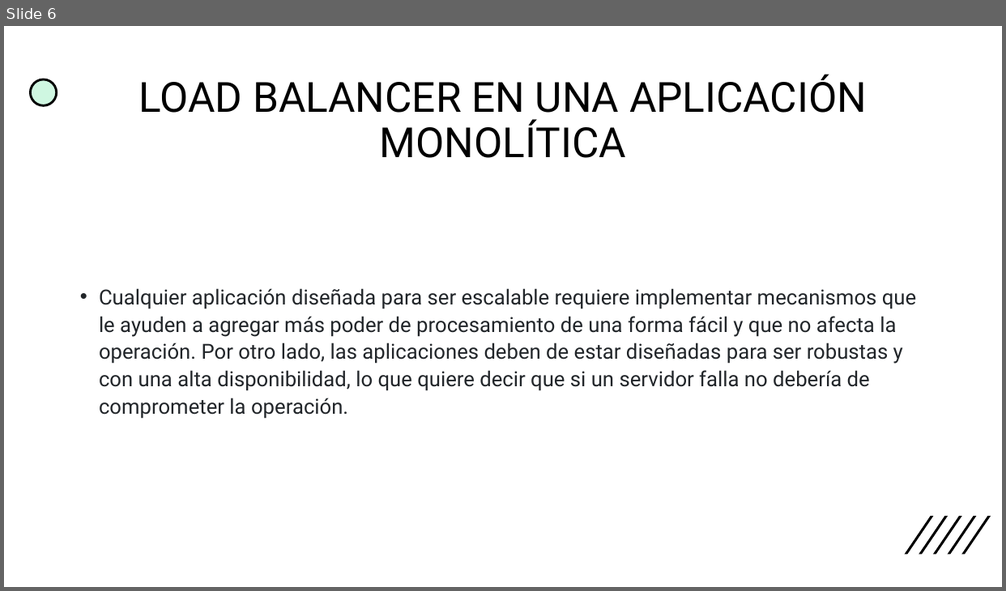
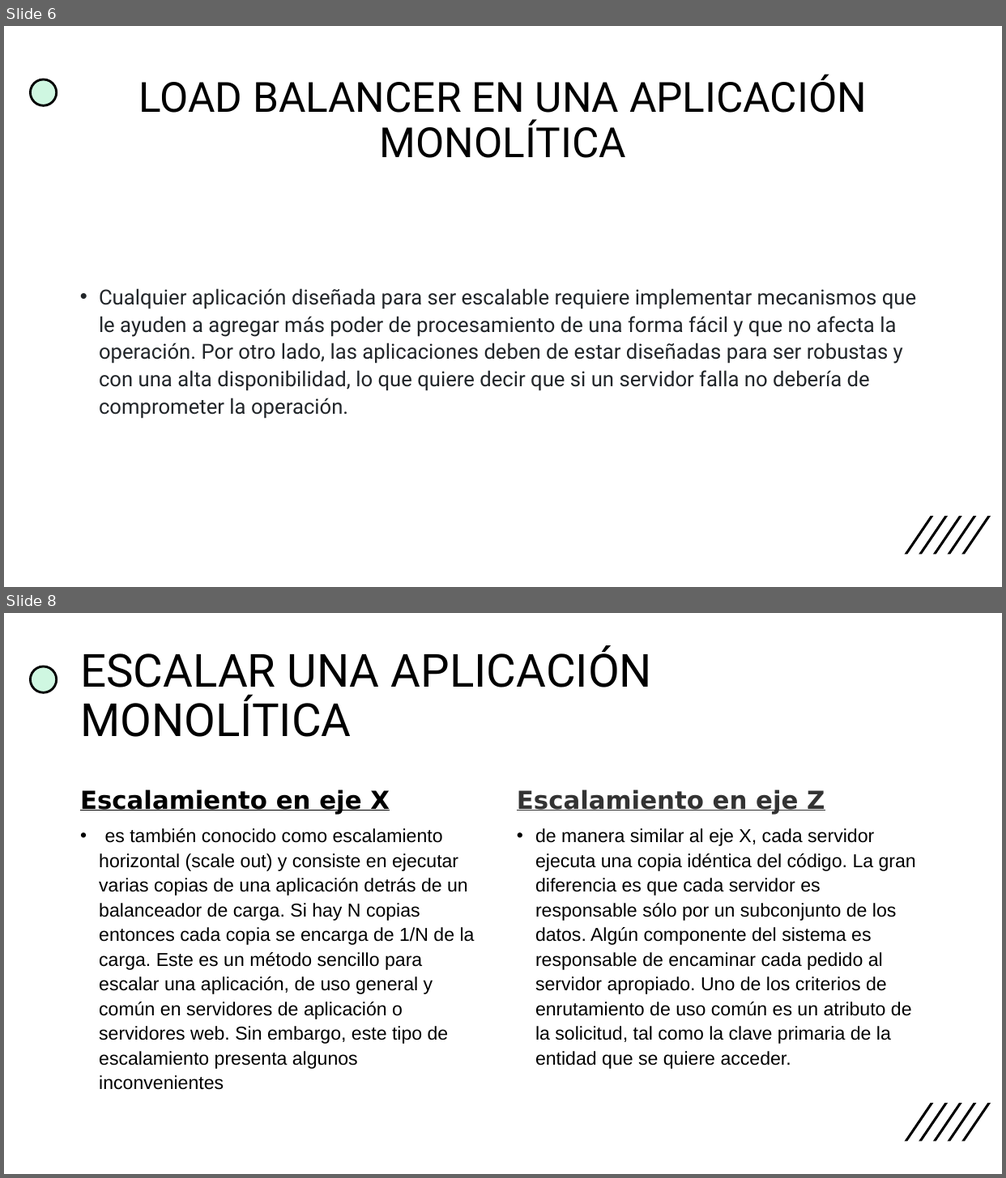
Before and after one commit to Davidjuajinoy/Caso-estudio-tarea-GRUPO-3, a slide deck: infografia/EJERCICIO expo.pptx. Shown one above the other, each under a label of ours: slide 6 before the commit, slides 6 and 8 after it; the slides between them are not shown. The pictures are 1006x591 and 1006x1178 pixels, drawn with LibreOffice and Linux fonts; fonts in the diff are those of the drawing. Boxes give left, top, right and bottom in pixels: in the first picture for what was removed or moved away, otherwise in the second. Text is boxed around its words. In the diff, an @@ line names an element or a change of style, - is before the commit and + after.

```diff
--- a/infografia/EJERCICIO expo.pptx
+++ b/infografia/EJERCICIO expo.pptx
@@ slide 8 added at (x1=4, y1=613, x2=1002, y2=1174), background #FFFFFF; not listed: 6 template elements that a slide beside it also shows @@
@@ title added at (x1=80, y1=645, x2=652, y2=737), 44 pt, text #000000 @@
+ESCALAR UNA APLICACIÓN MONOLÍTICA
@@ text added at (x1=80, y1=790, x2=390, y2=815), 24 pt, text #000000, bold, underline @@
+Escalamiento en eje X
@@ text added at (x1=517, y1=790, x2=825, y2=815), 24 pt, text #333333, bold, underline @@
+Escalamiento en eje Z
@@ text added at (x1=99, y1=828, x2=475, y2=1090), 18 pt, text #000000 @@
+• es también conocido como escalamiento horizontal (scale out) y consiste en ejecutar varias copias de una aplicación detrás de un balanceador de carga. Si hay N copias entonces cada copia se encarga de 1/N de la carga. Este es un método sencillo para escalar una aplicación, de uso general y común en servidores de aplicación o servidores web. Sin embargo, este tipo de escalamiento presenta algunos inconvenientes
@@ text added at (x1=535, y1=828, x2=916, y2=1069), 18 pt, text #000000 @@
+• de manera similar al eje X, cada servidor ejecuta una copia idéntica del código. La gran diferencia es que cada servidor es responsable sólo por un subconjunto de los datos. Algún componente del sistema es responsable de encaminar cada pedido al servidor apropiado. Uno de los criterios de enrutamiento de uso común es un atributo de la solicitud, tal como la clave primaria de la entidad que se quiere acceder.
```
Also in this commit, not shown: 1 slide changed, 1 other slide added.
